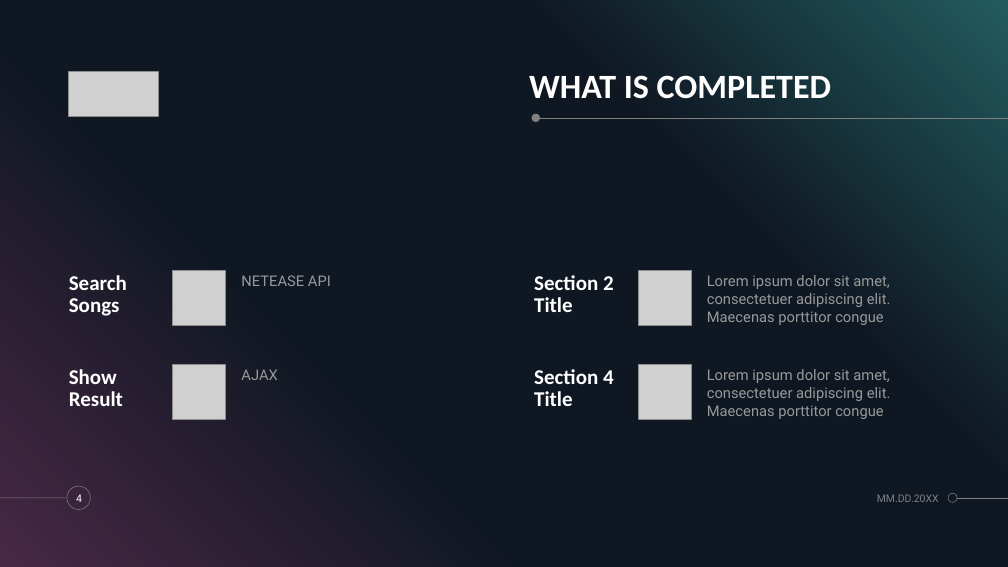
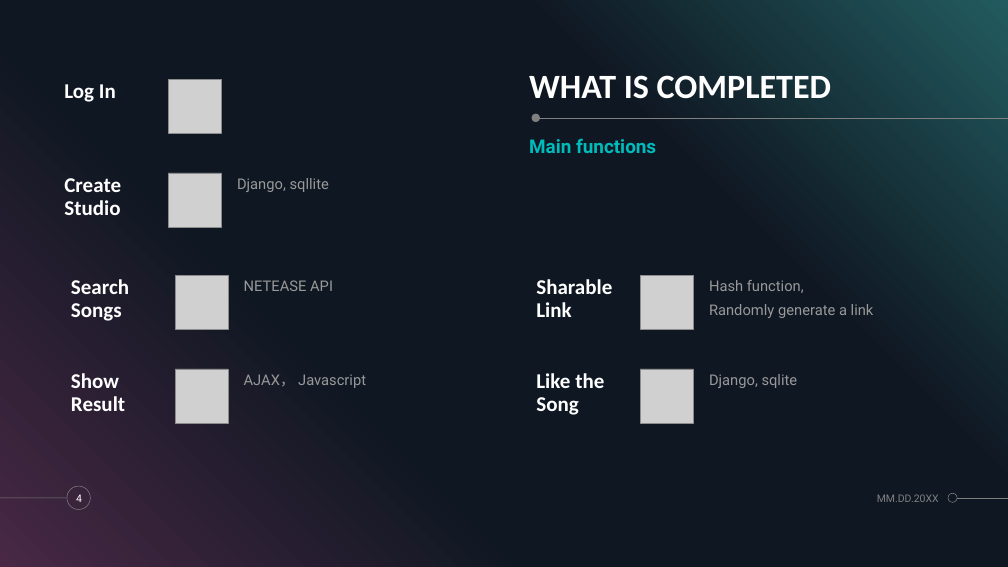
Before and after one commit to nicholeemma/synphony, a slide deck: slide 4 of SYNPHONY.pptx. Drawn at 1008x567 pixels with LibreOffice and Linux fonts; fonts in the diff are those of the drawing; grey boxes stand for pictures. Boxes give left, top, right and bottom in pixels: in the first picture for what was removed or moved away, otherwise in the second. Text is boxed around its words. In the diff, an @@ line names an element or a change of style, - is before the commit and + after.

Commit message:
Save changes in branch ShareLinkLike.

```diff
--- a/SYNPHONY.pptx
+++ b/SYNPHONY.pptx
@@ text added at <box>64,84,116,102</box>, 20 pt, text #FFFFFF, bold @@
+Log In
@@ picture removed at <box>69,71,158,116</box> @@
@@ picture added at <box>169,79,222,134</box> @@
@@ text added at <box>529,138,656,153</box>, 18 pt, text #00BBBB, bold @@
+Main functions
@@ text added at <box>64,178,121,215</box>, 20 pt, text #FFFFFF, bold @@
+Create Studio
@@ picture added at <box>169,173,222,228</box> @@
@@ text added at <box>237,178,329,192</box>, 14 pt, text #999999 @@
+Django, sqllite
@@ text at <box>536,279,612,317</box>: text changed @@
-Section 2
-Title
+Sharable Link
@@ text at <box>709,280,874,318</box>: text changed @@
-Lorem ipsum dolor sit amet, consectetuer adipiscing elit. Maecenas porttitor congue
+Hash function,
+Randomly generate a link
@@ 4 pictures, 3 texts: place and size @@
-4 pictures, 3 texts at <box>69,271,691,419</box>
+4 pictures, 3 texts at <box>71,275,693,423</box>
@@ text at <box>244,374,366,388</box>: text changed @@
-AJAX
+AJAX， Javascript
@@ text at <box>536,373,604,415</box>: text changed @@
-Section 4
-Title
+Like the Song
@@ text at <box>709,374,798,388</box>: text changed @@
-Lorem ipsum dolor sit amet, consectetuer adipiscing elit. Maecenas porttitor congue
+Django, sqlite
```
Also in this commit, not shown: 4 other slides changed, 2 slides added, 1 slide removed, 1 other file.
